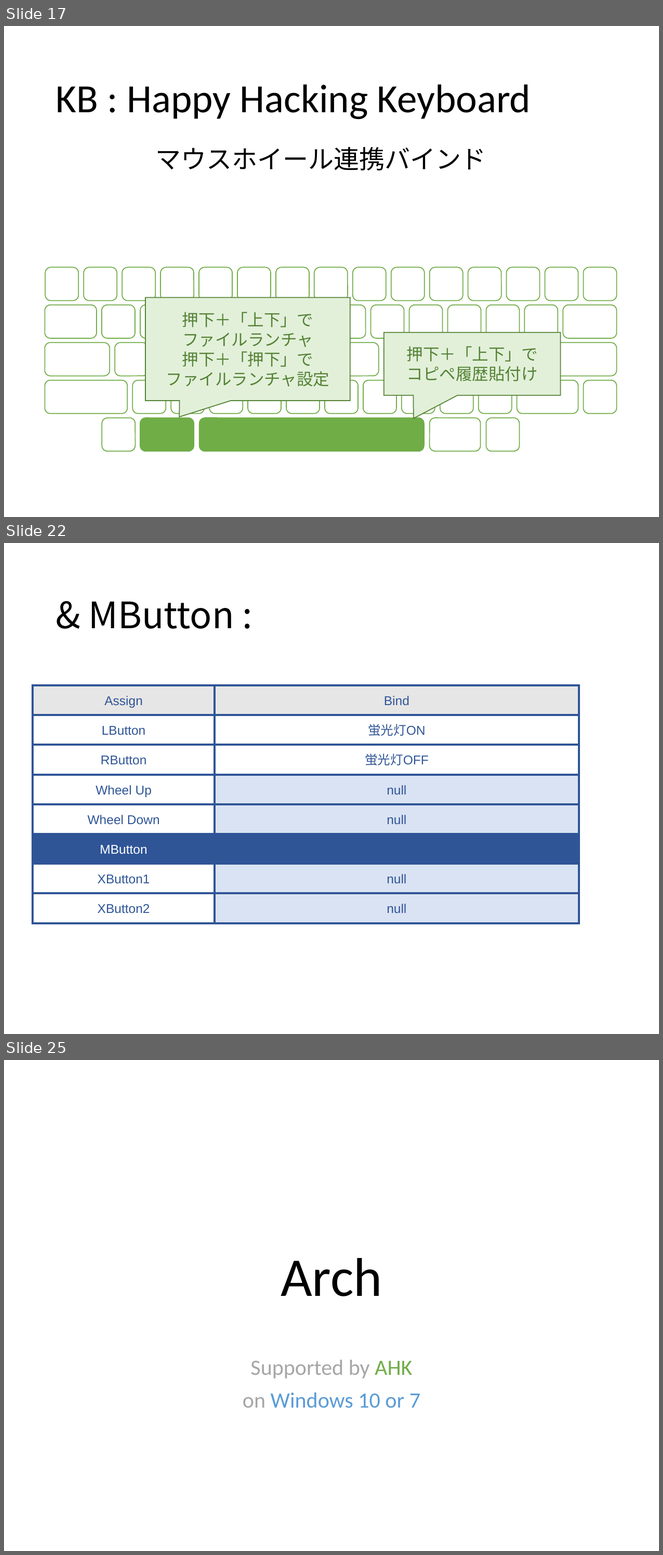
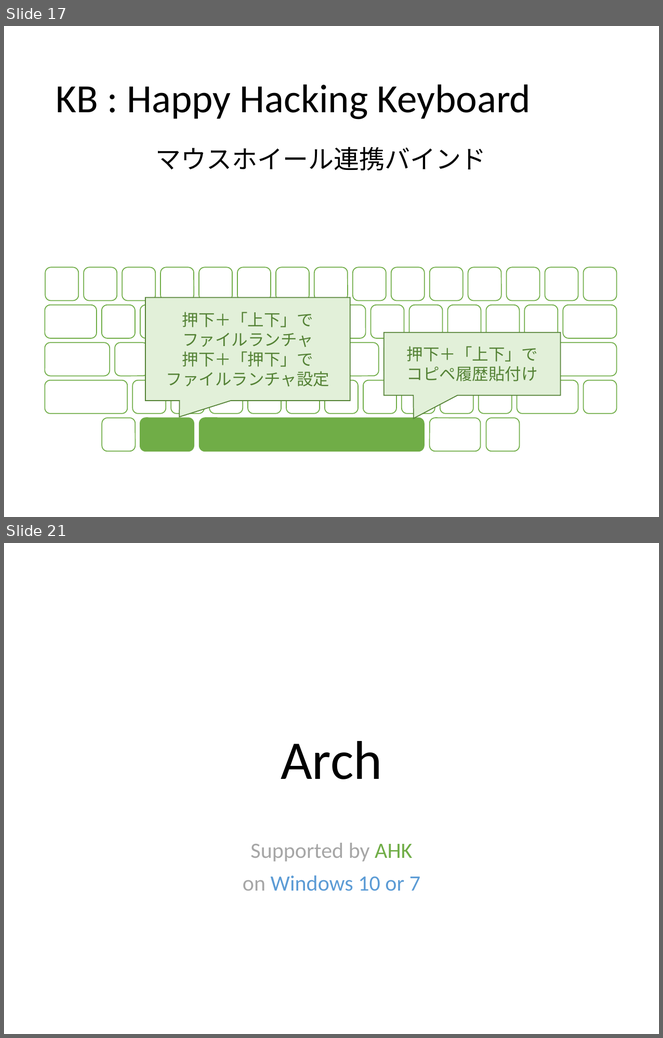
Before and after one commit to ittooo66/myAHK, a slide deck: MANUAL.pptx. Shown one above the other, each under a label of ours: slides 17, 22 and 25 before the commit, slides 17 and 21 after it; the slides between them are not shown. The pictures are 663x1555 and 663x1038 pixels, drawn with LibreOffice and Linux fonts; fonts in the diff are those of the drawing. Boxes give left, top, right and bottom in pixels: in the first picture for what was removed or moved away, otherwise in the second. Text is boxed around its words. In the diff, an @@ line names an element or a change of style, - is before the commit and + after.

```diff
--- a/MANUAL.pptx
+++ b/MANUAL.pptx
@@ slide 22 removed at box(4, 543, 659, 1034), background #FFFFFF @@
@@ title removed at box(88, 601, 234, 629) @@
-& MButton :
@@ rectangle removed at box(33, 685, 215, 715) @@
-Assign
@@ rectangle removed at box(215, 685, 579, 715) @@
-Bind
@@ rectangle removed at box(33, 715, 215, 745) @@
-LButton
@@ rectangle removed at box(215, 715, 579, 745) @@
-蛍光灯ON
@@ rectangle removed at box(33, 745, 215, 774) @@
-RButton
@@ rectangle removed at box(215, 745, 579, 774) @@
-蛍光灯OFF
@@ rectangle removed at box(33, 775, 215, 805) @@
-Wheel Up
@@ rectangle removed at box(215, 775, 579, 805) @@
-null
@@ rectangle removed at box(33, 805, 215, 834) @@
-Wheel Down
@@ rectangle removed at box(215, 805, 579, 834) @@
-null
@@ rectangle removed at box(33, 834, 215, 863) @@
-MButton
@@ rectangle removed at box(215, 834, 579, 863) @@
@@ rectangle removed at box(33, 864, 215, 893) @@
-XButton1
@@ rectangle removed at box(215, 864, 579, 893) @@
-null
@@ rectangle removed at box(33, 893, 215, 923) @@
-XButton2
@@ rectangle removed at box(215, 893, 579, 923) @@
-null
@@ what was slide 25 is now slide 21 @@
```
Also in this commit, not shown: 5 slides changed, 2 slides added, 5 other slides removed.
